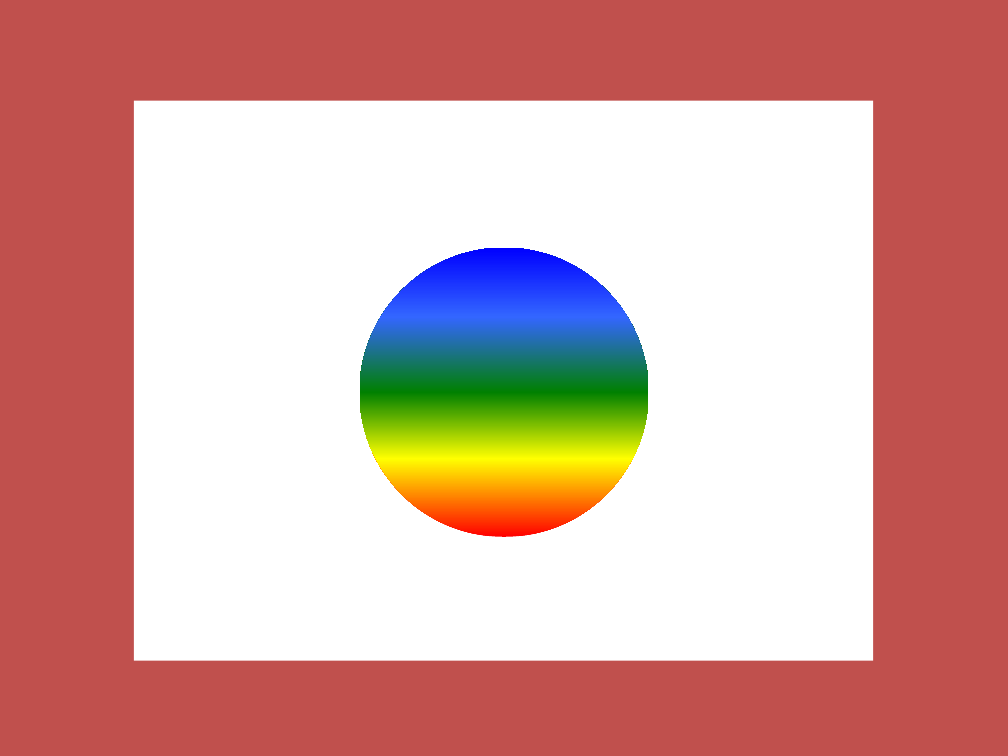
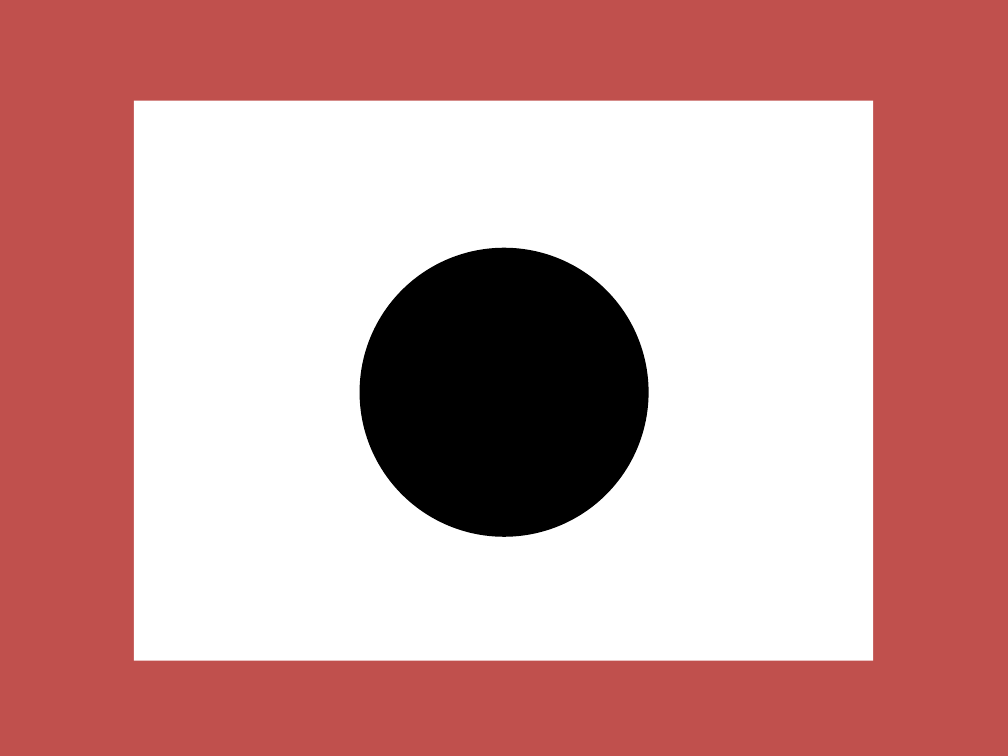
Before and after one commit to mrdkosy/CMU-Research, a slide deck: slide 1 of materials/素材.pptx. Drawn at 1008x756 pixels with LibreOffice and Linux fonts; fonts in the diff are those of the drawing. Boxes give left, top, right and bottom in pixels: in the first picture for what was removed or moved away, otherwise in the second. Text is boxed around its words. In the diff, an @@ line names an element or a change of style, - is before the commit and + after.

```diff
--- a/materials/素材.pptx
+++ b/materials/素材.pptx
@@ ellipse at bbox=[360, 248, 649, 537]: fill gradient #FF0000 to #FFFF00 to #008000 to #3366FF to #0000FF to #000000 @@
```
Also in this commit, not shown: 2 other files.
